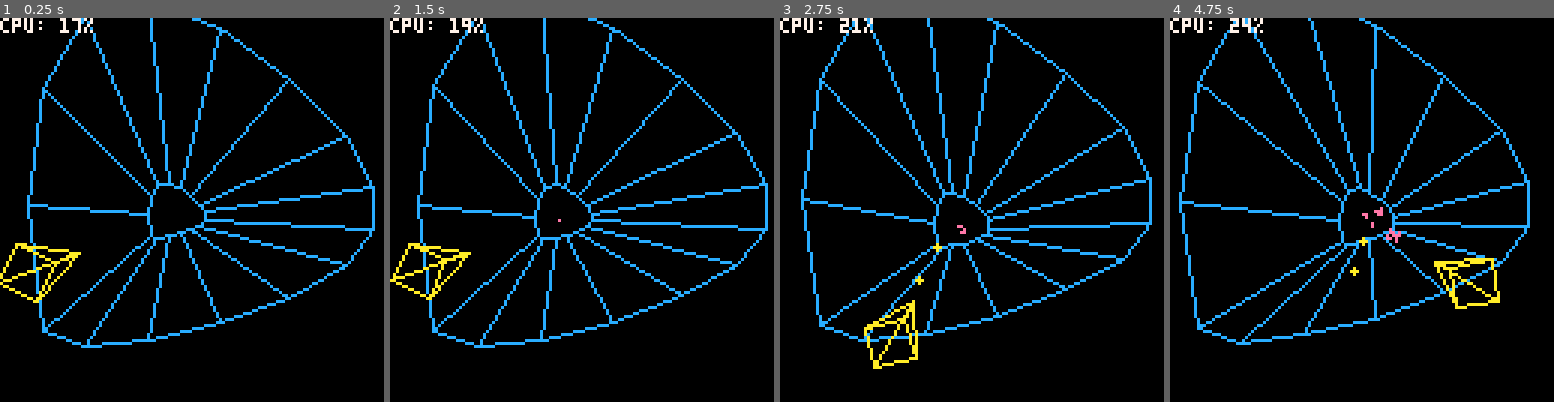
Above: before the commit, frames 1-4 (left to right).
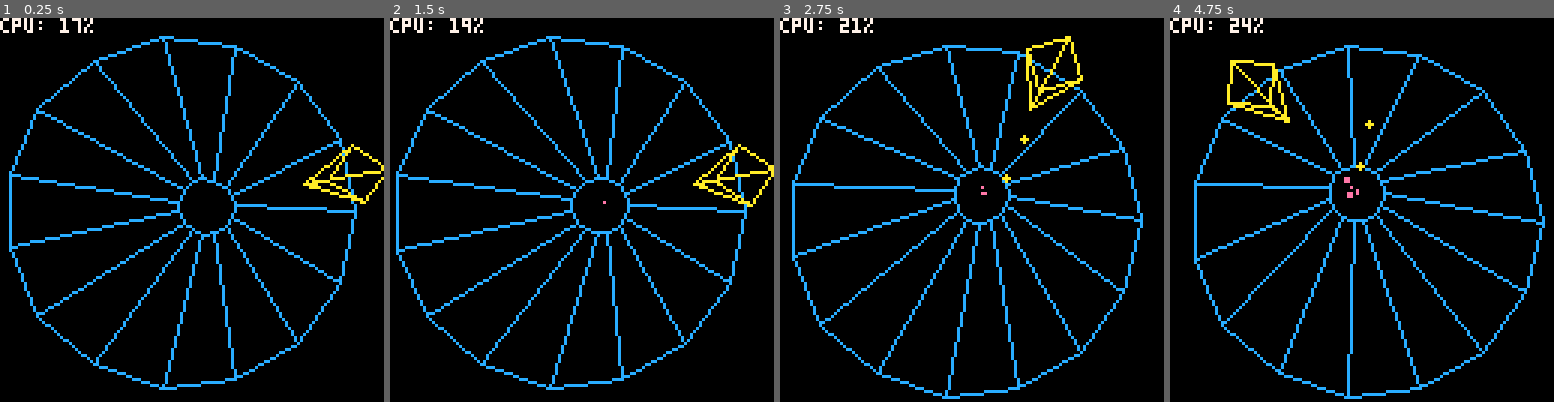
Above: after the commit, the same moments.

Repository: tesselode/web-pilot
Game: PICO-8 cartridge t1k.p8
Two runs of this game, one before a commit and one after it. Both use one fixed random seed, a clock stepped at 60 frames per second and the inputs below.
Inputs:
- Up to frame 1 (0.25 s): no input
- Up to frame 2 (1.5 s): tap O (Z key) at 0.7 s
- Up to frame 3 (2.75 s): hold Right 1.6-2.1 s; tap O (Z key) at 1.7, 2.1, 2.5 s; hold Right from 2.47 s (still down)
- Up to frame 4 (4.75 s): tap O (Z key) every 0.4 s from 2.9 to 4.5 s; release Right at 3.03 s; hold Left 3.08-3.58 s; hold Right 4.02-4.68 s

The runs differ from the first frame. In frame 1, 12% of the frame differs, in the area x 0-100%, y 0-97%; in frame 2, 13%; in frame 3, 13%; in frame 4, 13%, in the area x 2-98%, y 0-100%.

Commit message:
fancier flipper movement

Diff:
--- a/t1k.p8
+++ b/t1k.p8
@@ -264,18 +264,44 @@
 
 class.flipper = object:extend()
 
-function class.flipper:new(web, position, z)
+class.flipper.speed = .0005
+class.flipper.flip_interval = 45
+class.flipper.flip_speed = 1/30
+
+function class.flipper:new(web, player, position, z)
 	self.web = web
+	self.player = player
 	self.position = position
 	self.z = z
+	self.flip_timer = self.flip_interval
+	self.flip_direction = 0
+	self.flip_progress = 0
+
+	-- cosmetic
 	self.r = 0
 end
 
 function class.flipper:update()
 	if self.z < 1 then
-		self.z += .00075
-	end
-	self.r += .002
+		self.z += self.speed
+		if self.z > 1 then self.z = 1 end
+	end
+	if self.flip_direction == 0 and self.z > self.web.min_z then
+		self.flip_timer -= 1
+		if self.flip_timer == 0 then
+			self.flip_timer += self.flip_interval
+			self.flip_direction = rnd(1) > .5 and 1 or -1
+			self.flip_progress = 0
+		end
+	end
+	if self.flip_direction ~= 0 then
+		self.flip_progress += self.flip_speed
+		self.position += self.flip_speed * self.flip_direction
+		self.r += self.flip_speed * self.flip_direction / 2
+		if self.flip_progress >= 1 then
+			self.flip_direction = 0
+		end
+	end
 end
 
 function class.flipper:collide(other)
@@ -296,8 +322,8 @@
 	self.web = class.web()
 	for angle = 0, 1 - 1/15, 1/15 do
 		self.web:add_point(
-			50 * cos(angle - .5),
-			-25 * (sin(angle) + sin(sqrt(angle)) + sin(angle * angle))
+			50 * cos(angle),
+			50 * sin(angle)
 		)
 	end
 	self.entities = {}
@@ -309,7 +335,7 @@
 	self.spawn_timer -= 1/60
 	while self.spawn_timer <= 0 do
 		self.spawn_timer += 1
-		add(self.entities, class.flipper(self.web, flr(rnd(#self.web.points)), 0.75))
+		add(self.entities, class.flipper(self.web, self.player, flr(rnd(#self.web.points)), 0.75))
 	end
 	for entity in all(self.entities) do
 		entity:update()
